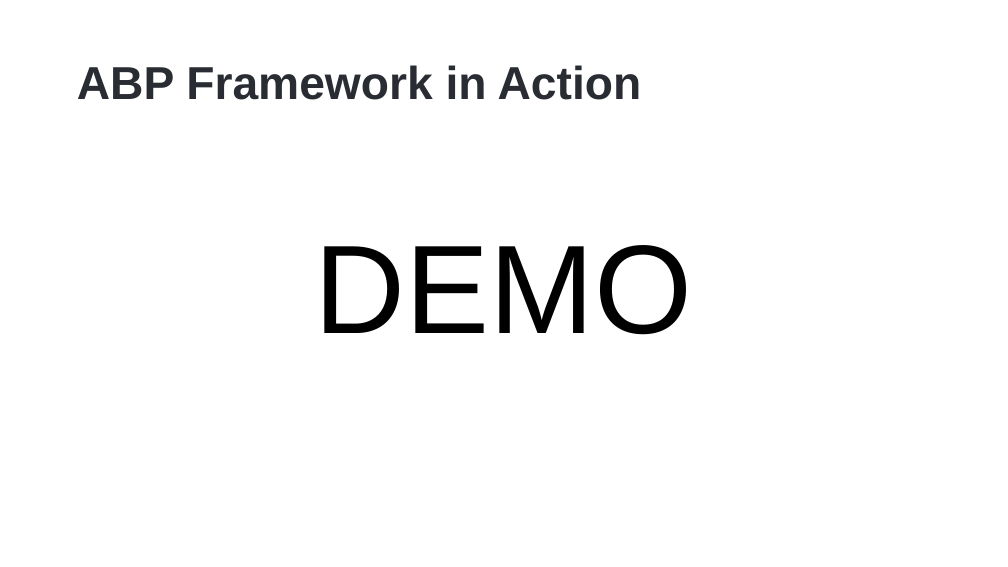
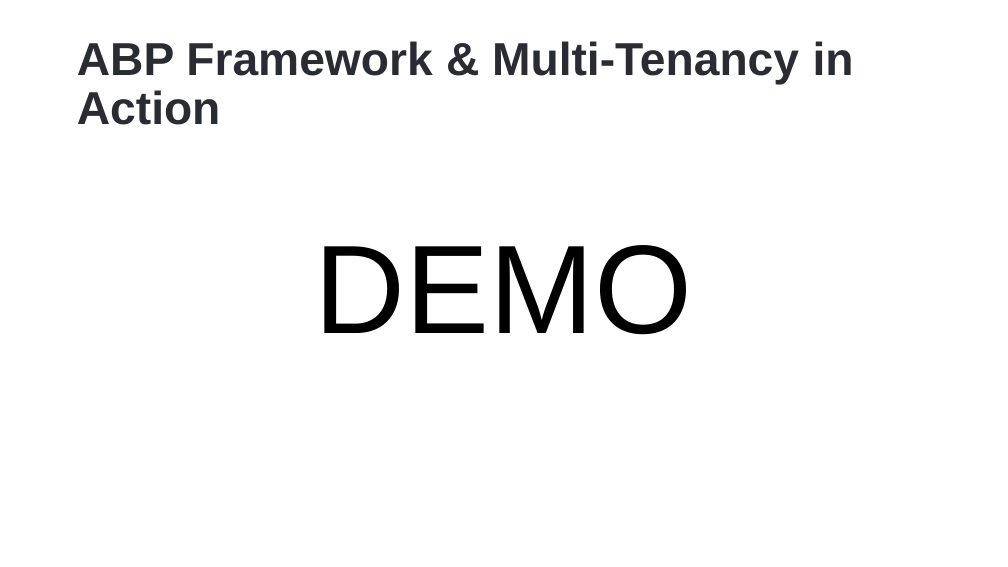
Before and after one commit to hikalkan/presentations, a slide deck: slide 12 of 2023-01-17 Dotnet Foundation Summit 2023/ABP Multi-Tenancy.pptx. Drawn at 1008x567 pixels with LibreOffice and Linux fonts; fonts in the diff are those of the drawing; background and template pictures are left out. Boxes give left, top, right and bottom in pixels: in the first picture for what was removed or moved away, otherwise in the second. Text is boxed around its words. In the diff, an @@ line names an element or a change of style, - is before the commit and + after.

```diff
--- a/2023-01-17 Dotnet Foundation Summit 2023/ABP Multi-Tenancy.pptx
+++ b/2023-01-17 Dotnet Foundation Summit 2023/ABP Multi-Tenancy.pptx
@@ title at (x1=77, y1=41, x2=854, y2=125): text changed @@
-ABP Framework in Action
+ABP Framework & Multi-Tenancy in Action
```
Also in this commit, not shown: 1 slide added, 11 slides removed.
